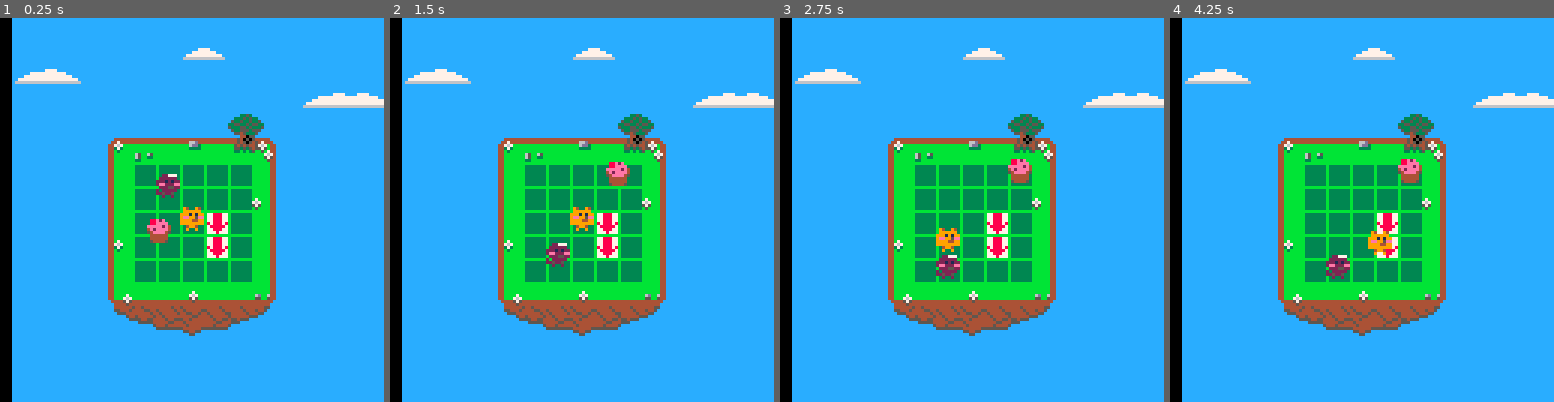
Above: before the commit, frames 1-4 (left to right).
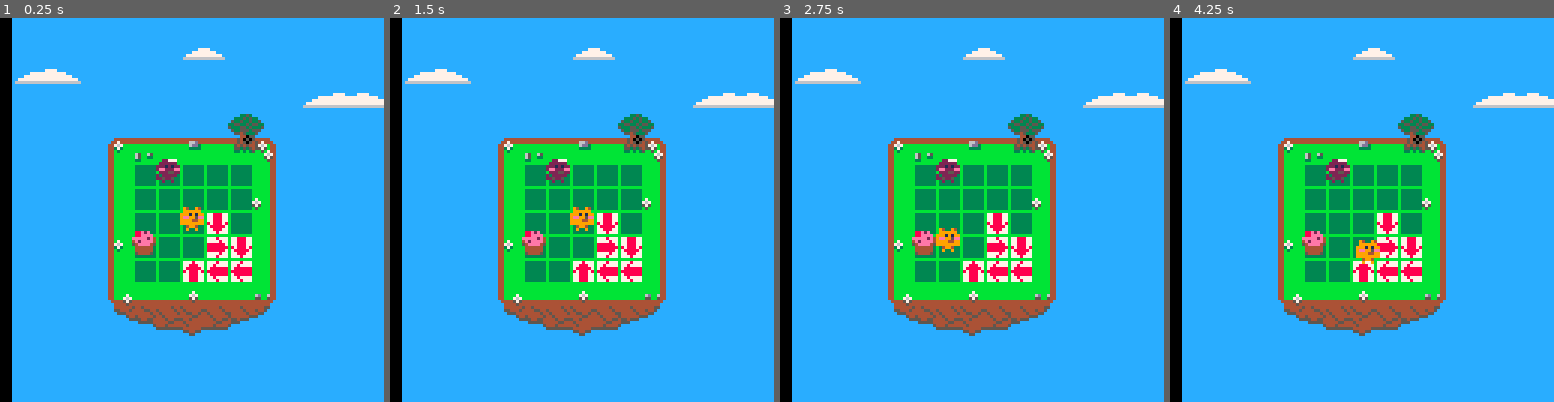
Above: after the commit, the same moments.

Repository: accidentalrebel/pico8-pop-puff
Game: PICO-8 cartridge pop-puff.p8
The game is run twice, just before and just after one commit, with the same random seed, the same clock (stepped at 60 frames per second) and the same inputs.
Inputs:
- Up to frame 1 (0.25 s): no input
- Up to frame 2 (1.5 s): no input
- Up to frame 3 (2.75 s): hold Left 1.97-2.37 s; hold Down from 2.42 s (still down)
- Up to frame 4 (4.25 s): release Down at 2.82 s; hold Right 2.87-3.53 s; hold Up 3.58-4.08 s; hold Right from 4.13 s (still down)

The runs differ from the first frame. In frame 1, 2.3% of the frame differs, in the area x 34-66%, y 36-69%; in frame 2, 2.5%; in frame 3, 2.5%; in frame 4, 2.9%.

Commit message:
Arrows can now throw to all directions.

Diff:
--- a/pop-puff.p8
+++ b/pop-puff.p8
@@ -11,6 +11,7 @@
 board_cols = 5
 board_pad_x = 4.5
 board_pad_y = 5
+i_index_arrows=19
 
 -- enums
 _x=1
@@ -47,10 +48,10 @@
 end
 
 function make_arrow(pointing,col,row)
-   local a = make_actor(_arrow,0,0,0,0,col,row,19)
+   local a = make_actor(_arrow,0,0,0,0,col,row,19+pointing-1)
    a.pointing=pointing
+
    attach(a,tile_at(col,row))
-
    add(tiles,a)
    return a
 end
@@ -95,25 +96,32 @@
    a = make_actor(_puff,8,8,0,-1,1,1,2)
    add(players,a)
    attach(a,tile_at(2,1))
-   make_tween(a,_y,(5+board_pad_y)*8,0.02)
+   --make_tween(a,_y,(5+board_pad_y)*8,0.02)
 
    a = make_actor(_cake,8,8,0,-1,1,1,3)
    attach(a,tile_at(1,4))
    add(tiles,a)
-   make_tween(a,_x,(5+board_pad_x)*8,0.02)
-   make_tween(a,_y,(1+board_pad_y)*8,0.02)
+   -- make_tween(a,_x,(5+board_pad_x)*8,0.02)
+   -- make_tween(a,_y,(1+board_pad_y)*8,0.02)
 
    make_arrow(_down,4,3)
    make_arrow(_right,4,4)
+   make_arrow(_down,5,4)
+   make_arrow(_left,5,5)
+   make_arrow(_left,4,5)
+   make_arrow(_up,3,5)
 end
 
 function on_arrow_stepped(arrow,stepper)
    printh("7>>stepped on arrow pointing "..arrow.pointing)
    local pointing = nil
+   local to_use=nil
    if arrow.pointing == _left or arrow.pointing == _right then
       pointing = _x
+      to_use = arrow.x
    elseif arrow.pointing == _up or arrow.pointing == _down then
       pointing = _y
+      to_use = arrow.y
    end
 
    local direction = 1
@@ -121,7 +129,7 @@
       direction = -1;
    end
 
-   make_tween(stepper,pointing,(arrow.y+8)*direction,0.1,on_tween_reached)
+   make_tween(stepper,pointing,to_use+(8*direction),0.1,on_tween_reached)
 end
 
 function on_tween_reached(tween)
@@ -278,13 +286,13 @@
 0000000000499400225225000444444044400444000000000000000000000000ccccccccccccccccccccccccccccccccccccccccccccccc55ccccccccccccccc
 0000000000900900002002000544445044500544000000000000000000000000cccccccccccccccccccccccccccccccccccccccccccccccccccccccccccccccc
 0000000006666660bbbbbbbb0000000000000000000000000000000044bbbbbbbbbbbbbbbbbbbbbbbbbbbb44cccc3353ccccccccc554455c5444444444444544
-0000000060000006b33333330778887700000000000000000000000044bbbbbbbbbbbbbbbbbbbbbbbbbbbb44cc33353533ccccccccc55ccc4544444554444454
-0000000060000006b33333330778887700000000000000000000000044bbbbbbbbbbbbbbbbbbbbbbbbbbbb44c5335335335ccccccccccccc4455445445444445
-0000000060000006b33333330778887700000000000000000000000044bbbbbbbbbbbbbbbbbb7bbbbbbbbb44335533535533cccccccccccc4444554444544444
-0000000060000006b33333330878887800000000000000000000000044bbbb7bbbbbbbbbbbb767bbb6dbb644533355353335cccccccccccc5445444444454455
-0000000060000006b33333330788888700000000000000000000000044bbb767bbbbbbbbbbb575bbb55bb544c5335553555ccccccccccccc4544444444445544
-0000000060000006b333333307788877000000000000000000000000c444457544444444444454444444444ccc55453335cccccccccccccc4454444444454444
-0000000006666660b333333307778777000000000000000000000000cc4444544444444444444444444444cccccc44055ccccccccccccccc5444444555555555
+0000000060000006b33333330777877707778777077888770777877744bbbbbbbbbbbbbbbbbbbbbbbbbbbb44cc33353533ccccccccc55ccc4544444554444454
+0000000060000006b33333330778887707777877077888770778777744bbbbbbbbbbbbbbbbbbbbbbbbbbbb44c5335335335ccccccccccccc4455445445444445
+0000000060000006b33333330788888708888887077888770788888844bbbbbbbbbbbbbbbbbb7bbbbbbbbb44335533535533cccccccccccc4444554444544444
+0000000060000006b33333330878887808888888087888780888888844bbbb7bbbbbbbbbbbb767bbb6dbb644533355353335cccccccccccc5445444444454455
+0000000060000006b33333330778887708888887078888870788888844bbb767bbbbbbbbbbb575bbb55bb544c5335553555ccccccccccccc4544444444445544
+0000000060000006b333333307788877077778770778887707787777c444457544444444444454444444444ccc55453335cccccccccccccc4454444444454444
+0000000006666660b333333307788877077787770777877707778777cc4444544444444444444444444444cccccc44055ccccccccccccccc5444444555555555
 00000000094009400000000009400940000000000000000000000000cc44444444444444444444444444444444454050544444cc000000000000000000000000
 00000000099999900940094009999990000000000000000000000000c4474444444444444444444444466d44444545054547444c000000000000000000000000
 0000000099919199099999909991919900000000000000000000000044767bbbbbbbbbbbbbbbbbbbbbb6dd3bbb54545445767b44000000000000000000000000
@@ -301,10 +309,6 @@
 00000000202222200222bb220222222000000000000000000000000044bbbbbb44b3bbbbb6bbbfbbb6bbb6bb767bbb44bbbbbb44000000000000000000000000
 0000000022522500252222502522500000000000000000000000000044bbbbbb44bbbbbbbbb6bbb6bbb6bbb6575bbb44bbbbbb44000000000000000000000000
 0000000000200200002002000200200000000000000000000000000044bbbbbb44bbbbbbbfbbb6bbb6bbbfbbb5bbbb44bbbbbb44000000000000000000000000
-
-__gff__
-0000000000000000000000000000000000000000000000000000000000000000000000000000000000000000000000000000000000000000000000000000000000000000000000000000000000000000000000000000000000000000000000000000000000000000000000000000000000000000000000000000000000000000
-0000000000000000000000000000000000000000000000000000000000000000000000000000000000000000000000000000000000000000000000000000000000000000000000000000000000000000000000000000000000000000000000000000000000000000000000000000000000000000000000000000000000000000
 __map__
 0808080808080808080808080808080800000000000000000000000000000000000000000000000000000000000000000000000000000000000000000000000000000000000000000000000000000000000000000000000000000000000000000000000000000000000000000000000000000000000000000000000000000000
 08080808080808090b0808080808080800000000000000000000000000000000000000000000000000000000000000000000000000000000000000000000000000000000000000000000000000000000000000000000000000000000000000000000000000000000000000000000000000000000000000000000000000000000
Not shown, changed: the sound effects (__sfx__) section of pop-puff.p8
